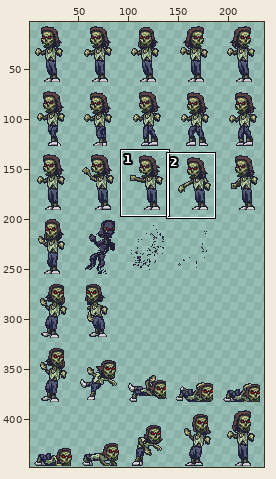
Two versions of one sprite sheet, packages/assets/images/actors/enemies/zombie-one.png. Above, an overview of the earlier version with the close-up marked.
Close-up. Before the commit:
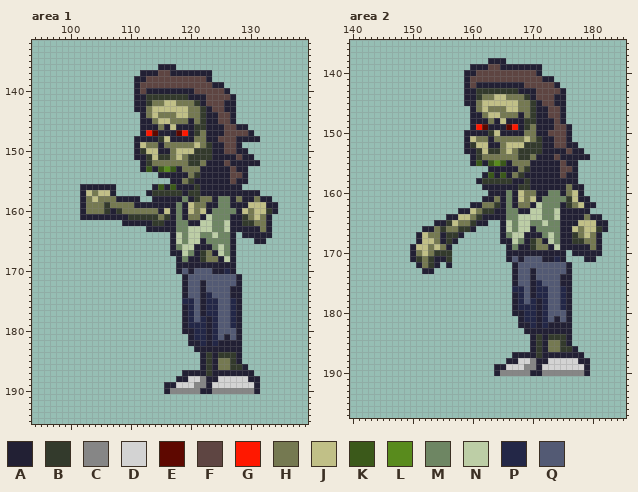
The file is 240x448 pixels. Shown: area 1: x 94..139, y 132..195; area 2: x 140..185, y 135..197. The wide view leaves out empty margins. The commit also changed other parts of the picture, which this record leaves out.
Palette (. is transparent): A #222034  B #333a2c  C #868686  D #d3d3d3  E #5e0800  F #5e4542  G #ff1800  H #757951  J #c1c087  K #3b591a  L #598b1d  M #6e8663  N #bdcea6  P #232747  Q #535a74
Pixels before, area 1 (only the part around the change), first column x 95:
132 ............................................
133 ............................................
134 ............................................
135 ............................................
136 ....................AAA.....................
137 .................AAAFFAAAAAAA...............
138 ................AAFFFFFFFFFFA...............
139 ................AFFFFFFFFFFFFAA.............
140 ................AFAAAAAAAAFFFFFA............
141 ................AABBBBBBBAAAFFFFA...........
142 ................AABHHJJHHHBAFFFAA...........
143 ................AAHJJJJJJHHBAFFAA...........
144 .................AHJHHHJJHHBAAFFA...........
145 .................AAHJJHHHAHBAAFFA...........
146 .................AAAHAJAAABBAAAFFAA.........
147 .................AGEAAAEGABHAAAFFFFA........
148 ................AAAABJAAAAHHAAFFFAAAA.......
149 ................AJHHAHHHHHJHBAAFFA..........
150 ................ABJJAAHJJJBBBAAFFAA.........
151 ................AABJBBHJHBBBBAAAAFAA........
152 .................ABHHHHHHBBHAAAFAAAAA.......
153 .................AKAKLKAHHHAAAAAFAA.........
154 ....................AAAAAHBAAAAAFFA.........
155 ......................AAHBAAAAAAFAA.........
156 .......AAAAAA......AKAKAAABAAAAAAA..........
157 .......AJHJJA.....ABBBBBABBAAAAAAAAAA.......
158 .......AHJHHHAAAA..AAAAAMABHHAMMAHAAHAA.....
159 .......AHHHBHHHHAAAAAAAMAJHHAAMMAAAJJJAA....
160 .......AHHHBABHHHHHHAJAMAJHJAMMMMAJHJJBA....
161 .......AAAAAAAABBBBBHBAMAHHANMMMAABHJHA.....
162 ..............AAAAABBAAMMAANNMMNAABBHHA.....
163 ..................AAAAAMMNNNNMMNAAAAAHA.....
164 ......................ANMNNMMNMMA.AAAAA.....
165 ......................ANMNNAMMMMA...AA......
166 ......................AMNNAAAMNMA...........
167 ......................AANMABHANMA...........
168 .......................AMAABHHANA...........
169 .......................AAAAAAAAAA...........
170 .......................AQAQQQAAPA...........
171 ........................AQQQQQQQQA..........
172 ........................AQQAQQQQQA..........
173 ........................AQQAQQQQAA..........
174 ........................AQQAPQQQAA..........
175 ........................PPQAPPQQPA..........
176 ........................APQAPPQQPA..........
177 ........................APQAPPQQPA..........
178 ........................APQPAPQQPA..........
179 ........................APPPAPQQPA..........
180 ........................AAPPAPQQQA..........
181 .........................APPAPQAQA..........
182 .........................AAPAPAAAA..........
183 ..........................AAAAAAAA..........
184 ...........................ABABBBA..........
185 ...........................ABAHHBA..........
186 ...........................ABAHHBBA.........
187 ........................AAAABAAAAAAA........
188 .......................AADDCAADDDDDAA.......
189 .....................AADDDCCADDDDDDDA.......
190 .....................ACCCCCAACCCCCCCA.......
191 ............................................
192 ............................................
193 ............................................
194 ............................................
Pixels before, area 2 (only the part around the change), first column x 140:
135 ..............................................
136 ..............................................
137 ..............................................
138 .......................AAA....................
139 ....................AAAFFAAAAAAA..............
140 ...................AAFFFFFFFFFFA..............
141 ...................AFFFFFFFFFFFFAA............
142 ...................AFAAAAAAAAFFFFFA...........
143 ...................AABBBBBBBAAAFFFFA..........
144 ...................AABHHJJHHHBAFFFAA..........
145 ...................AAHJJJJJJHHBAFFAA..........
146 ....................AHJHHHJJHHBAAFFA..........
147 ....................AAHJJHHHAHBAAFFA..........
148 ....................AAAHAJAAABBAAAFA..........
149 ....................AGEAAAEGABHAAAFFA.........
150 ...................AAAABJAAAAHHAAFFFA.........
151 ...................AJHHAHHHHHJHBAAFFA.........
152 ...................ABJJAAHJJJBBBAAFFAA........
153 ...................AABJBBHJHBBBBAAAAFAA.......
154 ....................ABHHHHHHBBHAAAFAAAAA......
155 ....................AKAKLKAHHHAAAAAFAA........
156 .......................AAAAAHBAAAAAFFA........
157 ......................AKAKAHBAAAAAAFAA........
158 .....................ABBBBBAABAAAAAAAA........
159 ......................AAAAAABBAAAAAAHAA.......
160 .......................AAAMAJHHAAMMAHJA.......
161 ......................AAHAMAJHJAMMMMBJAA......
162 ....................AAHHBAMAHHANMMMABHJAA.....
163 ..................AAJHBBAAMMAANNMMNAAAAA......
164 ................AAJJHBAAAAMMNNNNMMNAAAAHAA....
165 ..............AABJHHBAA..ANMNNMMNMMAAAJJJAA...
166 ............AAHBHHBBA....ANMNNAMMMMAAJHJJBA...
167 ...........AJHHABBA......AMNNAAAMNMAABHJHA....
168 ...........AJJHABA.......AANMABHANMAABBHHA....
169 ..........AJJHJHA.........AMAABHHANAAAAAHA....
170 ..........AHJHBBB.........AAAAAAAAAA.AAAAA....
171 ..........ABHBAAB.........AQAQQQAAPA...AA.....
172 ...........AHBA.A..........AQQQQQQQQA.........
173 ............AA.............AQQAQQQQQA.........
174 ...........................AQQAQQQQAA.........
175 ...........................AQQAPQQQAA.........
176 ...........................PPQAPPQQPA.........
177 ...........................APQAPPQQPA.........
178 ...........................APQPAPQQPA.........
179 ...........................APPPAPQQPA.........
180 ...........................AAPPAPQQQA.........
181 ............................APPAPQAQA.........
182 ............................AAPAPAAAA.........
183 .............................AAAAAAAA.........
184 ..............................ABABBBA.........
185 ..............................ABAHHBA.........
186 ..............................ABAHHBBA........
187 ...........................AAAABAAAAAAA.......
188 ..........................AADDCAADDDDDAA......
189 ........................AADDDCCADDDDDDDA......
190 ........................ACCCCCAACCCCCCCA......
191 ..............................................
192 ..............................................
193 ..............................................
194 ..............................................
195 ..............................................
196 ..............................................
197 ..............................................
After:
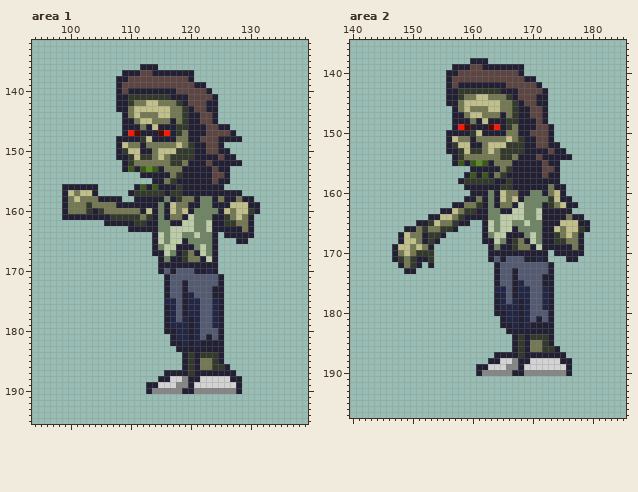
The edit:
Changed rows in their new state; - is an unchanged pixel.
Area 1:
first column x 99:
136 -------------AAA...-----------------
137 ----------AAAFF-AA----...-----------
138 ---------AAFFF-------A...-----------
139 ---------AFFF---------AA...---------
140 ---------AFA-A-----FFF--A...--------
141 ---------AABBB----AAAFFF-A...-------
142 ---------AABHHJJ-HHBAFFFAA...-------
143 ---------AAHJJJ---HHBAFF-A...-------
144 ----------AHJH-HJJ-HBAAFF-...-------
145 ----------AAHJJ-HHA-B-AFF-...-------
146 ----------AAAH-JA-ABB-AAFF-A...-----
147 ----------AGE-AAEG-BH-AAFFF-A...----
148 ---------AAA-BJ-AA-HH-AFFFAAA-...---
149 ---------AJHHA--H--J-BAAFF-...------
150 ---------ABJJAAHJJJBBBAAFF-A...-----
151 ---------AABJB-HJHBBB-AAA-F--...----
152 ----------ABHHH---BB-AAAF--A--...---
153 ----------AKAKLKAHHHAAA--F--...-----
154 -------------AAA--HB-AA--FF-...-----
155 ---------------AAHB-AA---F--...-----
156 AAA---...---AKAKA-AB--A----...------
157 AJHJ-A...--ABBB--A---AA-------...---
158 AHJH-HAAA-..-AA--M-BHHAMM-HA----...-
159 AHHHB--H-AAA----M-JHHAAMM-AAJJJAA...
160 AHHHBABHHH---AJAMAJHJAMMM-AJHJ-BA...
161 AAA-----BBB--H-AMAHH-NMMMAABHJHA...-
162 -------AAA--BB-AMM-ANNMM-AABBHHA...-
163 -----------AAA--MMNNN-MM-AAA--H-...-
164 ---------------ANMN--M---A.A-A--...-
165 ---------------ANMN-AMMM-A...AA-..--
166 ---------------AMNNAAAMNMA...-------
167 ---------------AANM-BH-NM-...-------
168 ----------------AMA-BHHANA...-------
169 ----------------AAA-------...-------
170 ----------------AQAQ-QAAP-...-------
171 -----------------AQQQ-----A...------
172 -----------------AQQ---Q--A...------
173 -----------------AQQ---Q-AA...------
174 -----------------AQQ-P-QQAA...------
175 -----------------PPQA-PQQ-A...------
176 -----------------APQ--PQQ-A...------
177 -----------------APQ--PQQ-A...------
178 -----------------APQPAPQQ-A...------
179 -----------------APPPA-QQ-A...------
180 -----------------AAPP--QQQA...------
181 ------------------APP--Q-QA...------
182 ------------------AAP-PA-A-...------
183 -------------------AAA-----...------
184 --------------------ABAB-BA...------
185 --------------------ABAHHBA...------
186 --------------------ABAHHBBA...-----
187 -----------------AAA-B--A----...----
188 ----------------AADDCAADDD--AA...---
189 --------------AADDDCCADDD----A...---
190 --------------ACCC--AA-CC----A...---
Area 2:
first column x 147:
138 -------------AAA...-----------------
139 ----------AAAFF-AA----...-----------
140 ---------AAFFF-------A...-----------
141 ---------AFFF---------AA...---------
142 ---------AFA-A-----FFF--A...--------
143 ---------AABBB----AAAFFF-A...-------
144 ---------AABHHJJ-HHBAFFFAA...-------
145 ---------AAHJJJ---HHBAFF-A...-------
146 ----------AHJH-HJJ-HBAAFF-...-------
147 ----------AAHJJ-HHA-B-AFF-...-------
148 ----------AAAH-JA-ABB-AAF-...-------
149 ----------AGE-AAEG-BH-AAFF-...------
150 ---------AAA-BJ-AA-HH-AFFFA...------
151 ---------AJHHA--H--J-BAAFF-...------
152 ---------ABJJAAHJJJBBBAAFF-A...-----
153 ---------AABJB-HJHBBB-AAA-F--...----
154 ----------ABHHH---BB-AAAF--A--...---
155 ----------AKAKLKAHHHAAA--F--...-----
156 -------------AAA--HB-AA--FF-...-----
157 ------------AKAKAHB-AA---F--...-----
158 -----------ABBB--AA---A-----...-----
159 ------------AAA---BB-AA---H--...----
160 -------------AAAM-JHHAAMM-HJ-...----
161 ------------AAH-MAJHJAMMM-BJAA...---
162 ----------AAHHBAMAHH-NMMMABHJAA...--
163 --------AAJHBBAAMM-ANNMM-AAA--...---
164 ------AAJJHBAAA-MMNNN-MM-AAA-H--...-
165 ----AABJHHBAA..-NMN--M---AAAJJJAA...
166 --AAHBH--BA...-ANMN-AMMM-AAJHJ-BA...
167 -AJHHABB-...---AMNNAAAMNMAABHJHA...-
168 -AJJHABA...----AANM-BH-NM-ABBHHA...-
169 AJJH-HA...------AMA-BHHANA-A--H-...-
170 AHJHBBB...------AAA-------.--A--...-
171 ABHBAA-...------AQAQ-QAAP-...AA-..--
172 -AHB-.A.-.-------AQQQ-----A...------
173 --AA-..----------AQQ---Q--A...------
174 -----------------AQQ---Q-AA...------
175 -----------------AQQ-P-QQAA...------
176 -----------------PPQA-PQQ-A...------
177 -----------------APQ--PQQ-A...------
178 -----------------APQPAPQQ-A...------
179 -----------------APPPA-QQ-A...------
180 -----------------AAPP--QQQA...------
181 ------------------APP--Q-QA...------
182 ------------------AAP-PA-A-...------
183 -------------------AAA-----...------
184 --------------------ABAB-BA...------
185 --------------------ABAHHBA...------
186 --------------------ABAHHBBA...-----
187 -----------------AAA-B--A----...----
188 ----------------AADDCAADDD--AA...---
189 --------------AADDDCCADDD----A...---
190 --------------ACCC--AA-CC----A...---
Pixel boxes of the changes (left, top, right, bottom) in both close-ups:
changed: (62, 64, 278, 394)
changed: (392, 58, 608, 376)
